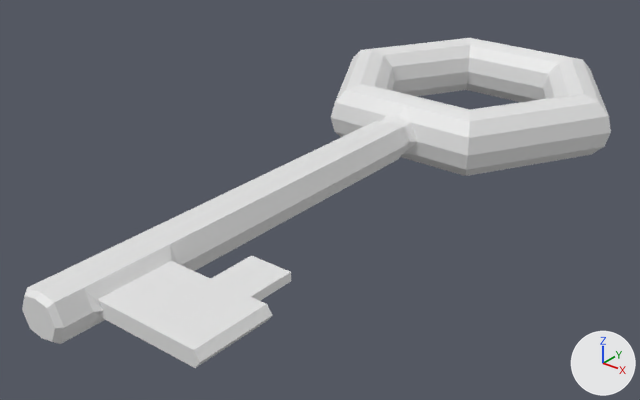
What one commit did to the Blender file blender/key.blend.
Rendered twice from a camera (50 mm lens) standing at (3.48, -4.31, 2.5) and looking at (-0.11, 0.17, -0.28). Lighting does not change. The marker at lower right points along +X, +Y and +Z.
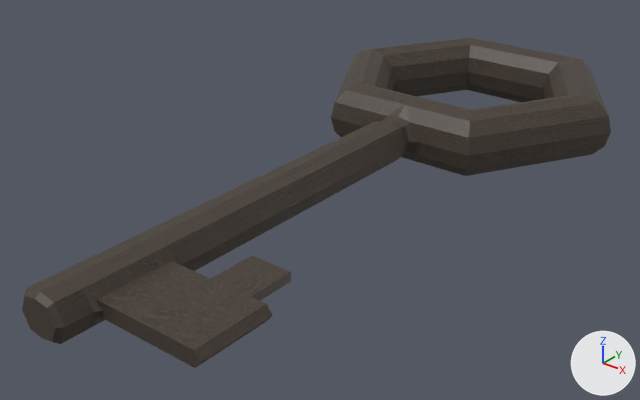
What differs and where, as boxes (x1, y1, x2, y2) in the pictures (640 x 400 px):
'Torus.002', recoloured: (22, 38, 611, 368) in both

What the commit changed:
Picture 'MetalBronzeWorn001_COL_1K_METALNESS.png' (img_metalbronzeworn001_col_1k_metalness_png) is new.
Material 'Material' (mat_material) is new.
Its texture is img_metalbronzeworn001_col_1k_metalness_png.
me_torus_002 has 194 vertices, 196 faces and spans x -1.25..1.25, y -2.25..3.12, z -0.25..0.25.
me_torus_002 now uses material mat_material (picture img_metalbronzeworn001_col_1k_metalness_png).
